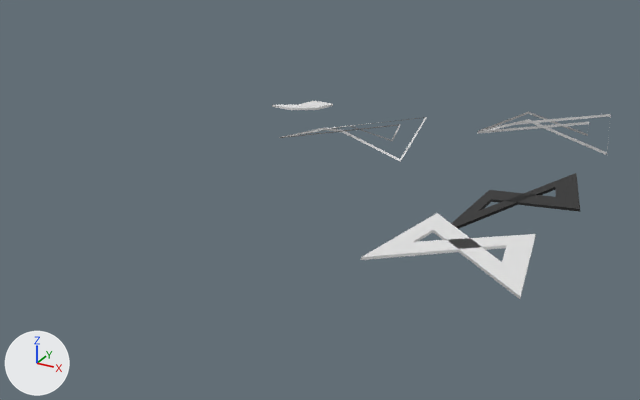
The Blender file mobiusrune/mdlogo2.blend, before and after one commit.
Rendered twice from a camera (50 mm lens) standing at (28.2, -58.2, 27.2) and looking at (-1.2, -4.7, 0.4). Lighting does not change. The marker at lower left points along +X, +Y and +Z.

Objects in the first picture: 'BezierCurve.001', 'BezierCurve.002', 'BezierCurve.003', 'mdworld-logo'.
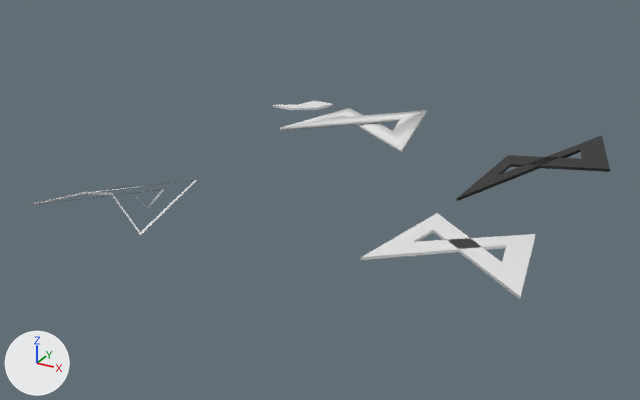
Location of each change, [x1, y1, x2, y2] in pixels of the pictures (640 x 400 px):
```json
{"object": "BezierCurve.001", "change": "moved", "before": [451, 173, 580, 229], "after": [456, 135, 610, 201]}
{"object": "mdworld-logo", "change": "reshaped, moved", "before": [477, 112, 611, 155], "after": [281, 108, 427, 152], "on screen": "9% wider"}
{"object": "BezierCurve.002", "change": "moved", "before": [279, 117, 427, 162], "after": [30, 180, 197, 235]}
{"part": 1, "of": "me_mesh_001", "change": "added", "after": [281, 108, 426, 149]}
```

Edits to the scene script, one JSON object a line:
```json
{"block": "me_mesh_001", "where": "me_mesh_001.from_pydata(...)  # 20 vertices, 10 faces; spans x -4.84..5.09, y -3.79..4.56, z 2.72..3.78"}
{"block": "me_mesh_001", "where": "# used by ob_mdworld_logo; location = (12.18, 9.01, 0.85)"}
{"block": "me_mesh_001", "where": "# verts and faces of me_mesh_001; kept vertices keep their numbers, new ones are numbered from 20"}
{"block": "me_mesh_001", "where": "# before: 0 (-4.81, -3.79, 3.24) at pixel (477, 133), 1 (-4.84, -3.74, 3.45) at pixel (477, 130), 2 (-3.24, 4.56, 2.72) at pixel (528, 113), 3 (-3.22, 4.5, 2.93) at pixel (528, 111), 4 (2.86, -0.23, 3.24) at pixel (587, 136)"}
{"block": "me_mesh_001", "where": "# before: 5 (2.86, -0.32, 3.44) at pixel (587, 133), 6 (2.41, 2.1, 3.44) at pixel (589, 124), 7 (2.41, 2.06, 3.66) at pixel (589, 121), 8 (-4.82, -3.76, 3.23) at pixel (477, 133), 9 (-4.83, -3.76, 3.45) at pixel (477, 130)"}
{"block": "me_mesh_001", "where": "# before: 10 (-2.92, -0.32, 3.23) at pixel (514, 124), 11 (-2.92, -0.33, 3.45) at pixel (514, 122), 12 (3.55, 4.55, 3.57) at pixel (610, 116), 13 (3.54, 4.53, 3.78) at pixel (610, 113), 14 (5.09, -3.73, 3.23) at pixel (606, 155)"}
{"block": "me_mesh_001", "where": "# before: 15 (5.07, -3.74, 3.45) at pixel (606, 152), 16 (-2.47, 1.96, 2.9) at pixel (528, 121), 17 (-2.46, 1.99, 3.12) at pixel (528, 119), 18 (-2.91, -0.33, 3.23) at pixel (514, 124), 19 (-2.93, -0.31, 3.45) at pixel (514, 122)"}
{"block": "me_mesh_001", "change": "me_mesh_001 part 1"}
{"op": "add", "block": "me_mesh_001", "code": "faces += [(0, 2, 4, 6, 8, 10, 12, 14, 16, 18), (1, 19, 17, 15, 13, 11, 9, 7, 5, 3)]"}
{"op": "set", "path": "ob_beziercurve_002.location", "old": "(-2.35, 4.15, 4.55)", "new": "(-15.0, -9.26, 1.54)"}
{"op": "set", "path": "ob_beziercurve_001.location", "old": "(12.39, 0.84, 1.36)", "new": "(14.33, -1.7, 5.44)"}
{"op": "set", "path": "ob_mdworld_logo.location", "old": "(12.18, 9.01, 0.85)", "new": "(-0.12, -0.3, 1.9)"}
```
